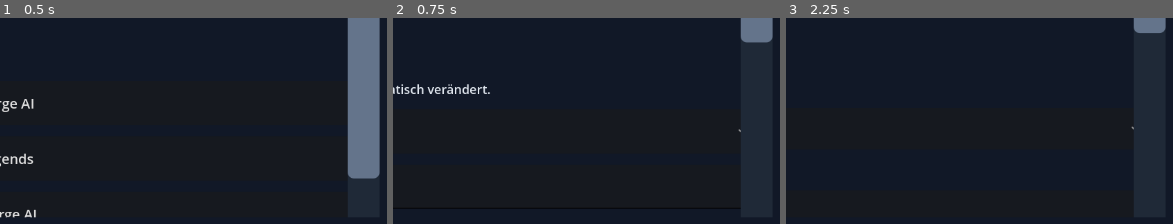
Above: before the commit, frames 1-3 (left to right).
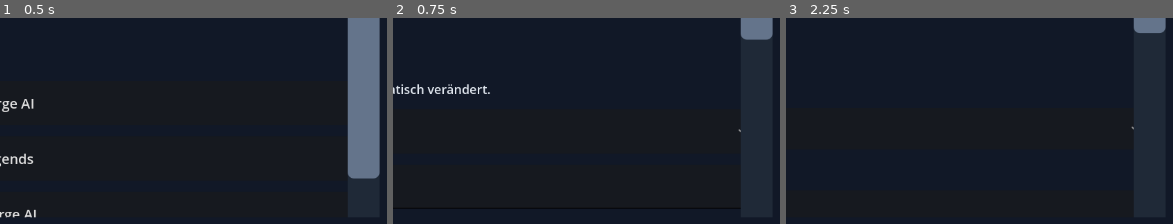
Above: after the commit, the same moments.

Repository: xynewageyx/GameForge-AI
Game: Godot game, scene res://app/dashboard.tscn
The game is run twice, just before and just after one commit, with the same random seed, the same clock (stepped at 60 frames per second) and the same inputs.
Inputs:
- Up to frame 1 (0.5 s): no input
- Up to frame 2 (0.75 s): click "KI-Chat" at 0.5 s
- Up to frame 3 (2.25 s): click "Projekte" at 1.25 s; click "Code" at 2 s
The pictures show only the part of the screen within x 50-100%, y 50-100%; the shares and areas given below are measured in that part.

Frame 1 is identical in both runs. In frame 2, 0.1% of the frame differs, in the area x 89-99%, y 8-13%; in frame 3, nothing differs.

Commit message:
Add Android controls to select OmniRoute auto routing and inspect provider connections

Diff:
--- a/app/dashboard.gd
+++ b/app/dashboard.gd
@@ -832,6 +832,22 @@
 func _open_omniroute_dashboard() -> void:
     OS.shell_open("http://127.0.0.1:20128/dashboard")
 
+func _open_omniroute_providers() -> void:
+    OS.shell_open("http://127.0.0.1:20128/dashboard/providers")
+
+func _choose_omniroute_auto_model() -> void:
+    if selected_tab != "KI-Chat" or ai_active_provider != "omniroute":
+        status.text = "Bitte zuerst OmniRoute als KI-Anbieter wählen."
+        return
+    if ai_service.call("is_busy") or ai_service.call("is_diagnosing") or ai_service.call("is_testing_chat"):
+        status.text = "Zuerst laufende KI-Anfrage abschließen."
+        return
+    ai_selected_model = "auto"
+    if ai_model_input != null and is_instance_valid(ai_model_input):
+        ai_model_input.text = "auto"
+    status.text = "Modell auf auto umgestellt. Test muss bewusst neu gestartet werden."
+
+
 func _test_ai_connection() -> void:
     if selected_tab != "KI-Chat" or ai_key_input == null or not is_instance_valid(ai_key_input):
         return
@@ -1367,6 +1383,9 @@
             ai_key_input.custom_minimum_size.y = 64
             content.add_child(ai_key_input)
             _update_ai_key_hint()
+            if ai_active_provider == "omniroute":
+                _add_button("OmniRoute-Modell auf auto umstellen (kein Teststart)", _choose_omniroute_auto_model)
+                _add_button("OmniRoute-Provider-Verbindungen öffnen", _open_omniroute_providers)
             _add_button("OmniRoute-Dashboard öffnen (Endpoint-Key erstellen)", _open_omniroute_dashboard)
             _add_label("Verbindung prüfen – ohne Chatnachricht oder Projektcode", 18)
             ai_diagnostic_button = Button.new()
